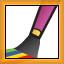
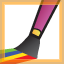
Layer changes from the first 64 × 64 image to the second:
hid "active" (1st of 2) over [5, 5, 59, 59]
hid "active" (2nd of 2) over [0, 0, 64, 64]
showed "on", opacity 75% → 60% over [0, 0, 64, 64]
